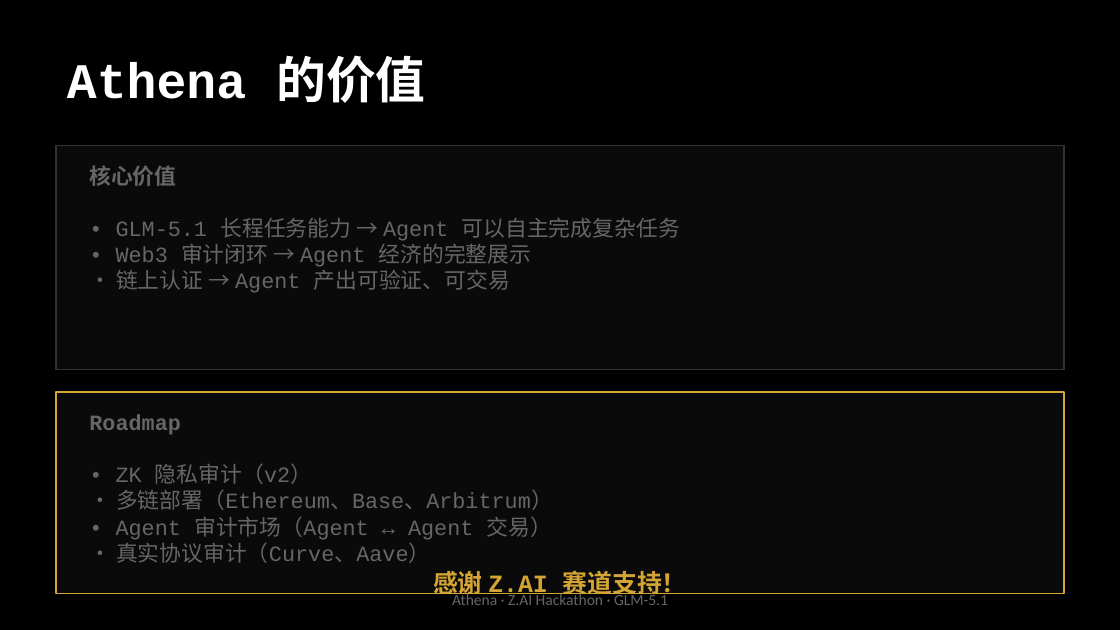
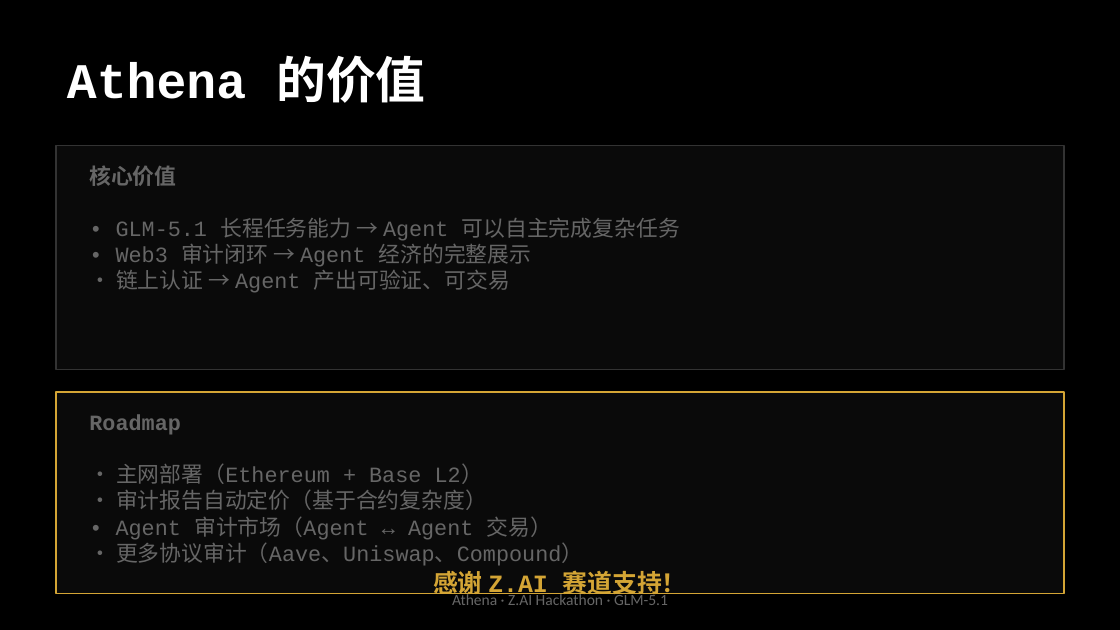
Before and after one commit to tiyadegure/Athena, a slide deck: slide 10 of ppt-assets/Athena-Hackathon.pptx. Drawn at 1120x630 pixels with LibreOffice and Linux fonts; fonts in the diff are those of the drawing. Boxes give left, top, right and bottom in pixels: in the first picture for what was removed or moved away, otherwise in the second. Text is boxed around its words. In the diff, an @@ line names an element or a change of style, - is before the commit and + after.

Commit message:
fix: update PPT Roadmap - remove already-implemented items

```diff
--- a/ppt-assets/Athena-Hackathon.pptx
+++ b/ppt-assets/Athena-Hackathon.pptx
@@ text at (116, 464, 487, 510): text changed @@
-• ZK 隐私审计（v2）
-• 多链部署（Ethereum、Base、Arbitrum）
+• 主网部署（Ethereum + Base L2）
+• 审计报告自动定价（基于合约复杂度）
@@ text at (116, 539, 583, 566): text changed @@
-• 真实协议审计（Curve、Aave）
+• 更多协议审计（Aave、Uniswap、Compound）
```
